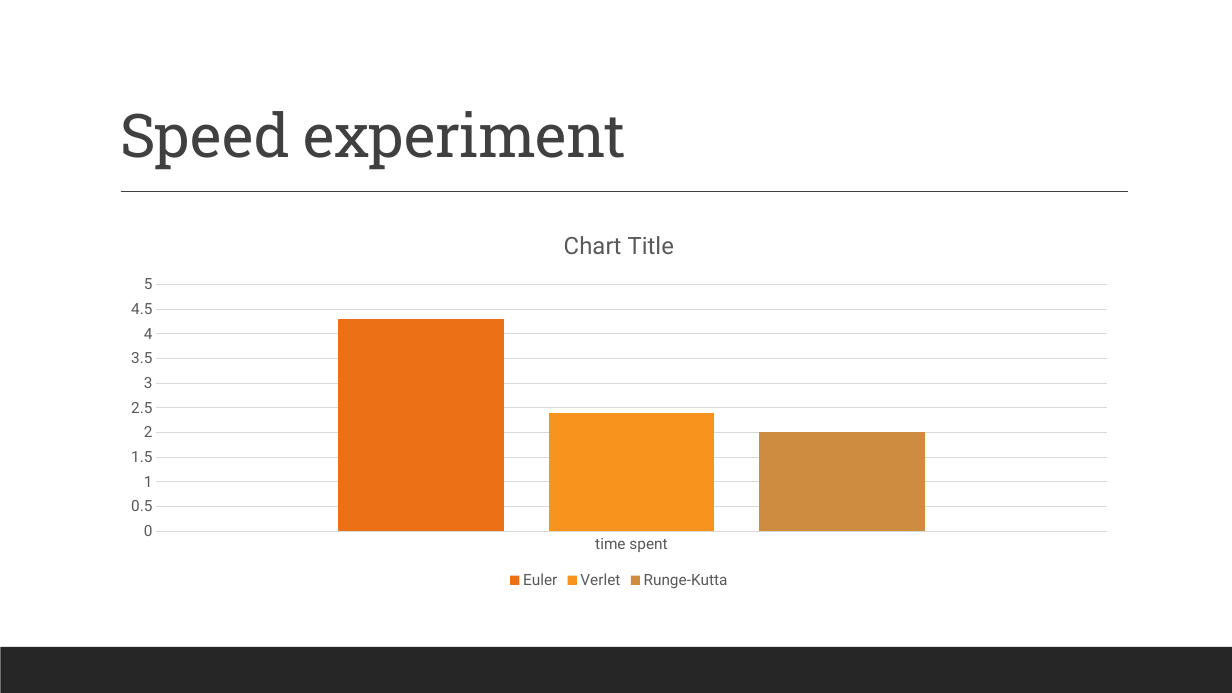
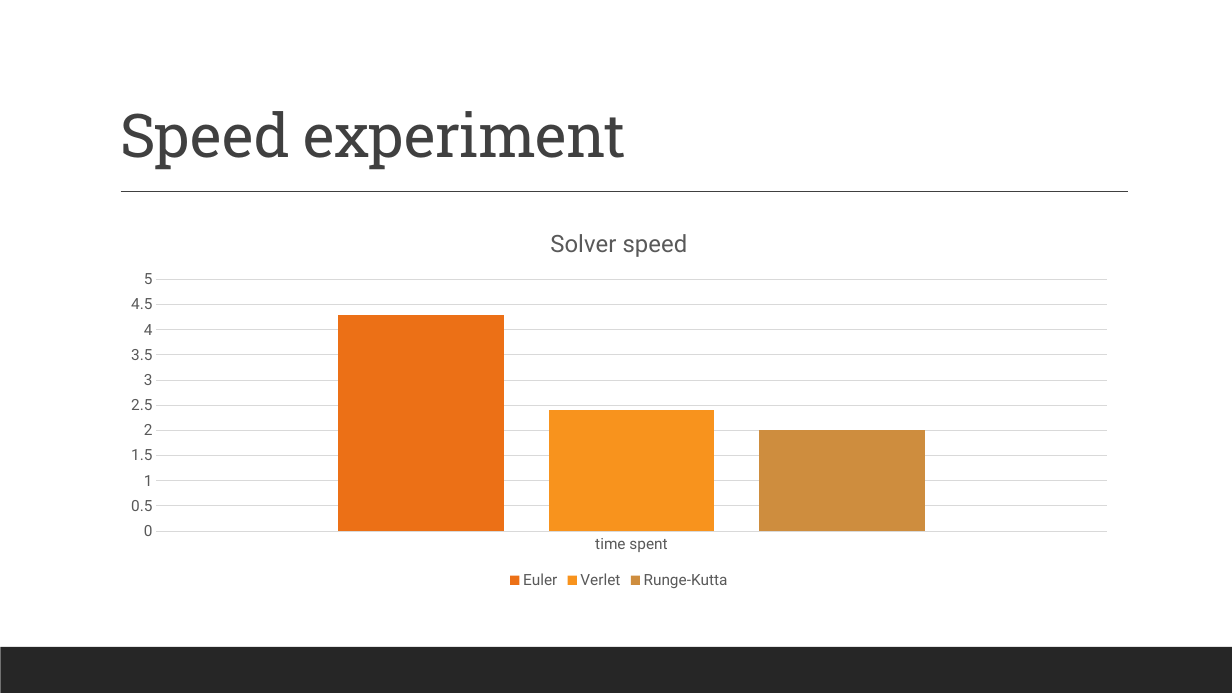
Before and after one commit to renesteeman/Project1-2_Group4, a slide deck: slide 14 of 04-PresentationThirdPhase.pptx. Drawn at 1232x693 pixels with LibreOffice and Linux fonts; fonts in the diff are those of the drawing. Boxes give left, top, right and bottom in pixels: in the first picture for what was removed or moved away, otherwise in the second. Text is boxed around its words. In the diff, an @@ line names an element or a change of style, - is before the commit and + after.

```diff
--- a/04-PresentationThirdPhase.pptx
+++ b/04-PresentationThirdPhase.pptx
@@ column chart at <box>111,213,1128,593</box> @@
@@ title "Solver speed " added @@
```
Also in this commit, not shown: 2 other slides changed, 1 slide added.
